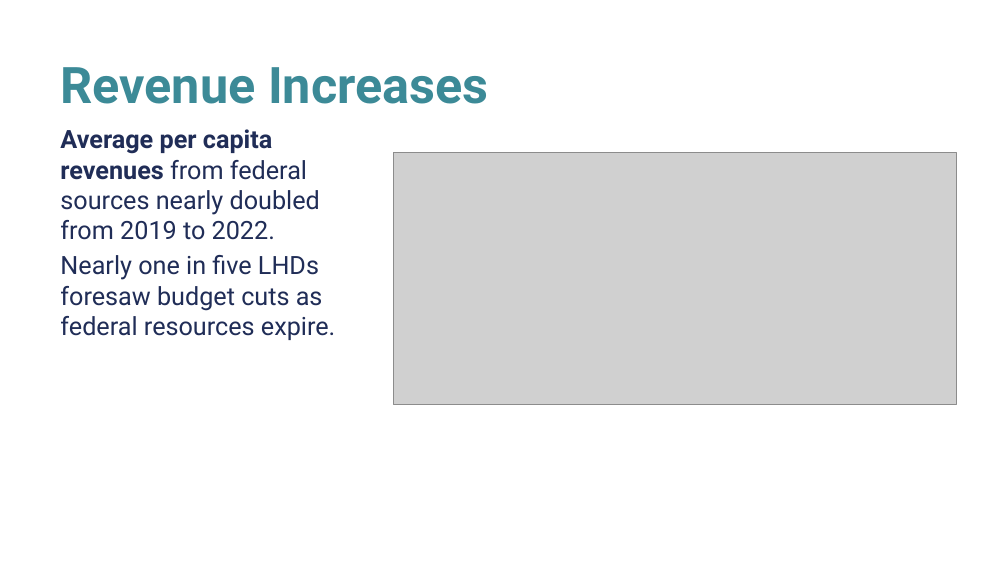
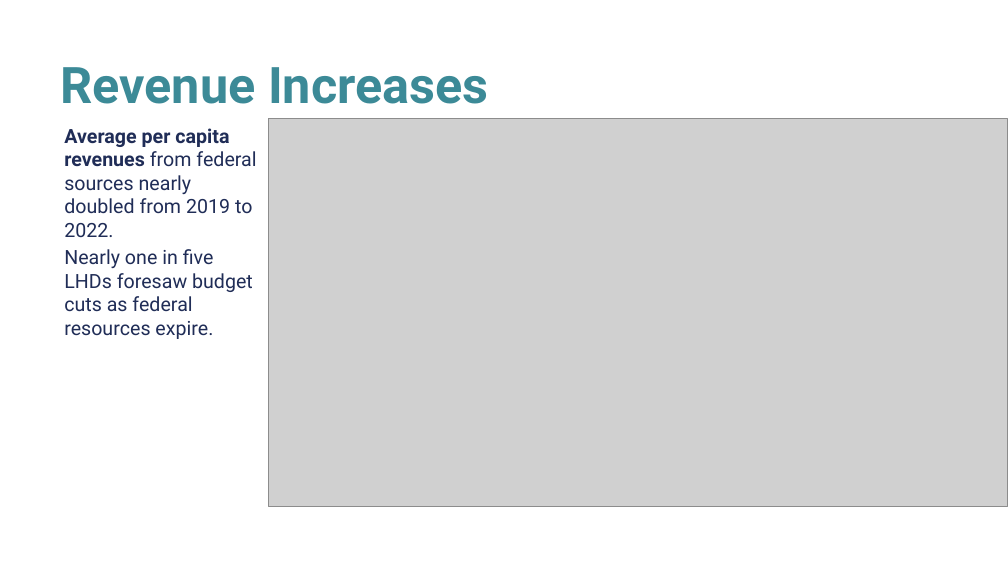
Before and after one commit to NACCHO-profile/nacchoProfile, a slide deck: slide 3 of inst/app/www/Profile2022KeyFindings.pptx. Drawn at 1008x567 pixels with LibreOffice and Linux fonts; fonts in the diff are those of the drawing; grey boxes stand for pictures; background and template pictures are left out. Boxes give left, top, right and bottom in pixels: in the first picture for what was removed or moved away, otherwise in the second. Text is boxed around its words. In the diff, an @@ line names an element or a change of style, - is before the commit and + after.

```diff
--- a/inst/app/www/Profile2022KeyFindings.pptx
+++ b/inst/app/www/Profile2022KeyFindings.pptx
@@ text "Average per capita revenues from ..." at (x1=64, y1=128, x2=256, y2=339): size 18 to 14 pt @@
@@ picture added at (x1=268, y1=119, x2=1008, y2=507) @@
@@ picture removed at (x1=393, y1=152, x2=956, y2=404) @@
```
Also in this commit, not shown: 7 other slides changed, 37 other files.
